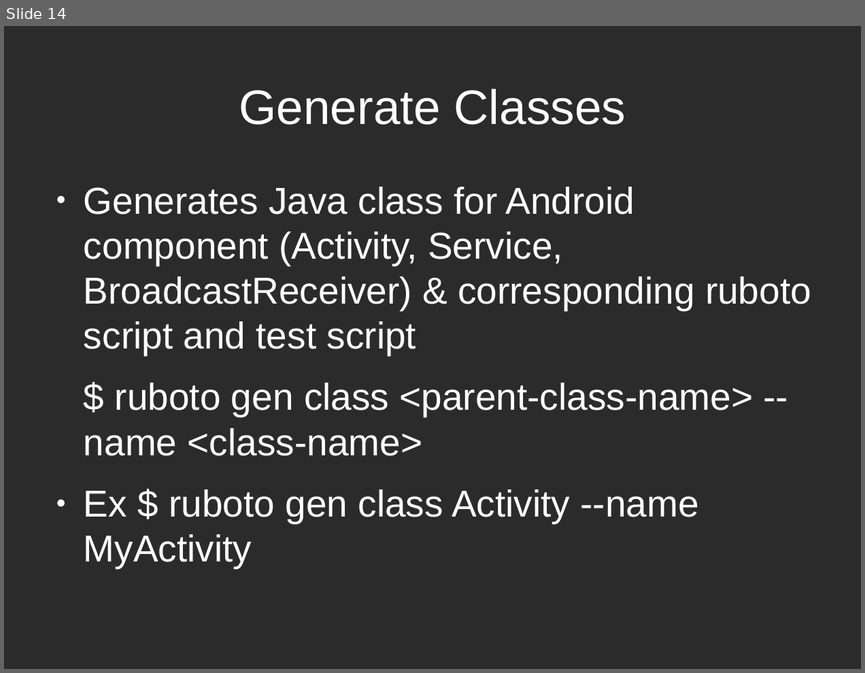
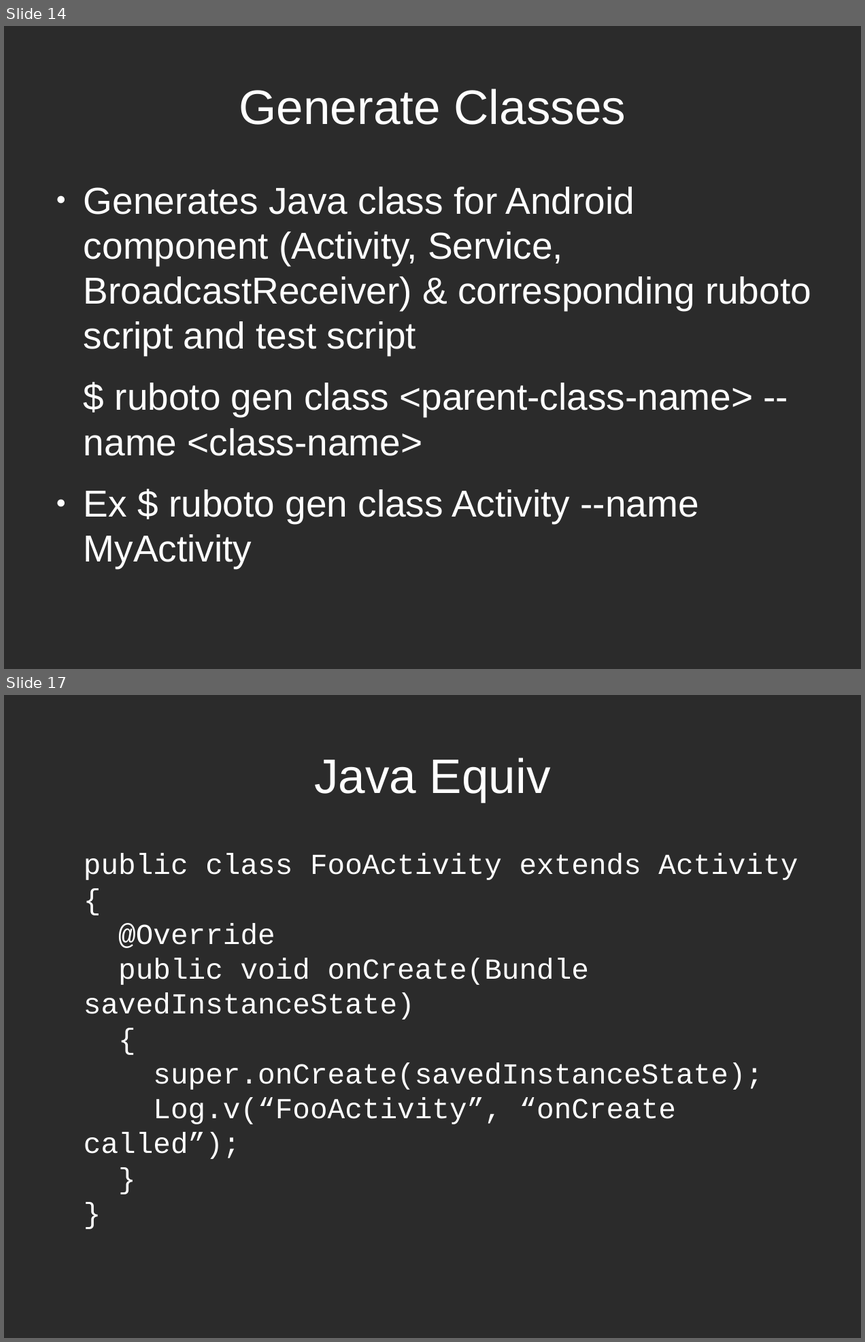
Before and after one commit to speakingcode/pres-ruboto, a slide deck: pres-ruboto.odp. Shown one above the other, each under a label of ours: slide 14 before the commit, slides 14 and 17 after it; the slides between them are not shown. The pictures are 865x673 and 865x1342 pixels, drawn with LibreOffice and Linux fonts; fonts in the diff are those of the drawing; background and template pictures are left out; a plain dark background stands for a picture behind light text. Boxes give left, top, right and bottom in pixels: in the first picture for what was removed or moved away, otherwise in the second. Text is boxed around its words. In the diff, an @@ line names an element or a change of style, - is before the commit and + after.

```diff
--- a/pres-ruboto.odp
+++ b/pres-ruboto.odp
@@ slide 17 added at bbox=[4, 695, 861, 1338], background picture (left out) @@
@@ title added at bbox=[314, 758, 551, 802], 44.8 pt, text #FFFFFF @@
+Java Equiv
@@ text added at bbox=[84, 853, 798, 1159], 26.9 pt, text #FFFFFF @@
+public class FooActivity extends Activity
+{
+@Override
+public void onCreate(Bundle savedInstanceState)
+{
+super.onCreate(savedInstanceState);
+Log.v(“FooActivity”, “onCreate called”);
+}
+}
```
Also in this commit, not shown: 7 slides changed, 8 other slides added, 1 slide removed.
